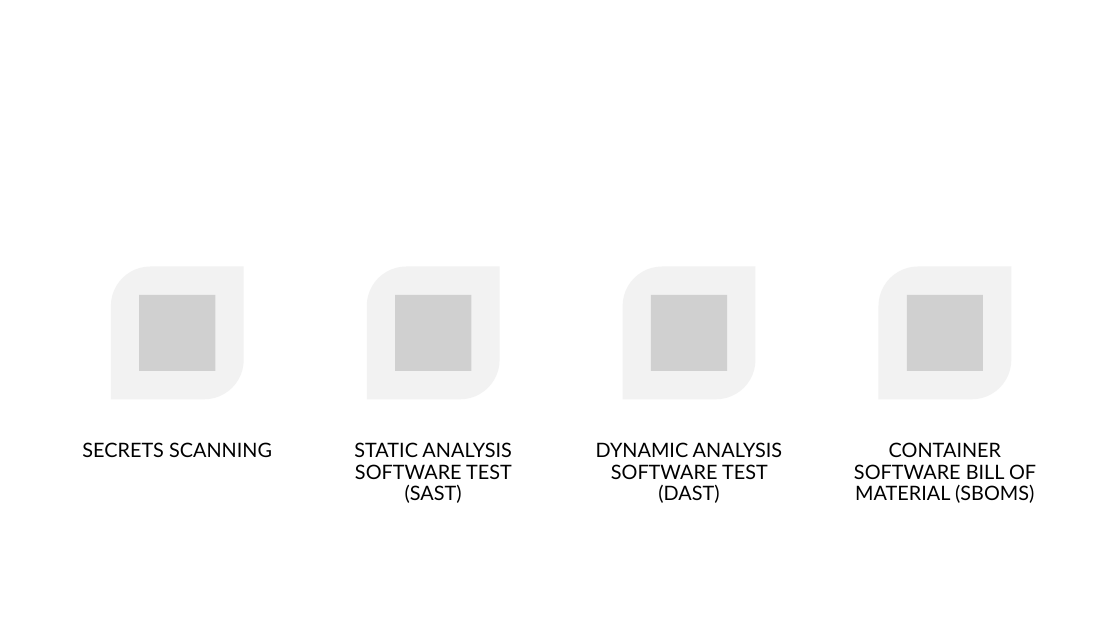
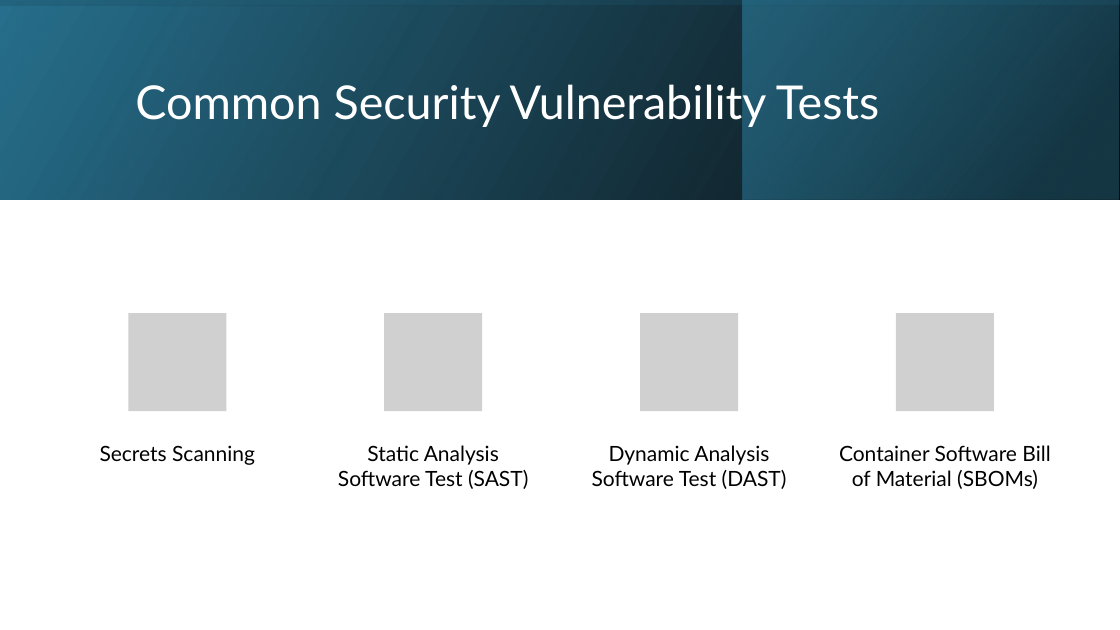
Before and after one commit to seanherbert105/DevSecOps-Course, a slide deck: slide 12 of presentation/DevSecOps Course.pptx. Drawn at 1120x630 pixels with LibreOffice and Linux fonts; fonts in the diff are those of the drawing; grey boxes stand for pictures. Boxes give left, top, right and bottom in pixels: in the first picture for what was removed or moved away, otherwise in the second. Text is boxed around its words. In the diff, an @@ line names an element or a change of style, - is before the commit and + after.

```diff
--- a/presentation/DevSecOps Course.pptx
+++ b/presentation/DevSecOps Course.pptx
@@ rectangle added at bbox=[0, 0, 1120, 199], fill gradient #000000 to #276F8B @@
@@ rectangle added at bbox=[0, 0, 1120, 199], fill gradient #276F8B to #000000 @@
@@ rectangle added at bbox=[743, 0, 1119, 199], fill gradient #1A4A5D to #3494BA @@
@@ title added at bbox=[135, 78, 880, 127], 40 pt, text #FFFFFF @@
+Common Security Vulnerability Tests
@@ group removed at bbox=[111, 266, 1012, 399]: 4 round diag rects, 4 pictures @@
@@ group added at bbox=[129, 313, 995, 412]: 4 pictures @@
@@ text at bbox=[100, 445, 255, 465]: text changed; size 17 to 18 pt @@
-SECRETS SCANNING
+Secrets Scanning
@@ text at bbox=[338, 445, 528, 489]: text changed; size 17 to 18 pt @@
-STATIC ANALYSIS SOFTWARE TEST (SAST)
+Static Analysis Software Test (SAST)
@@ text at bbox=[592, 445, 787, 489]: text changed; size 17 to 18 pt @@
-DYNAMIC ANALYSIS SOFTWARE TEST (DAST)
+Dynamic Analysis Software Test (DAST)
@@ text at bbox=[839, 445, 1050, 489]: text changed; size 17 to 18 pt @@
-CONTAINER SOFTWARE BILL OF MATERIAL (SBOMS)
+Container Software Bill of Material (SBOMs)
```
Also in this commit, not shown: 11 other slides changed, 2 slides added, 5 slides removed.
